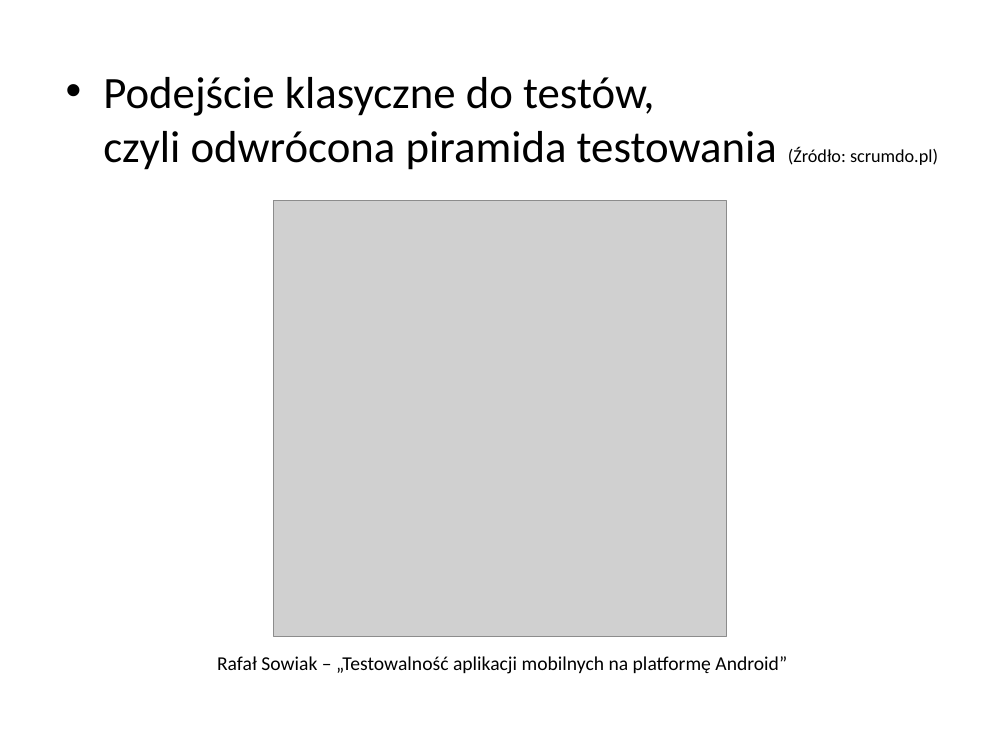
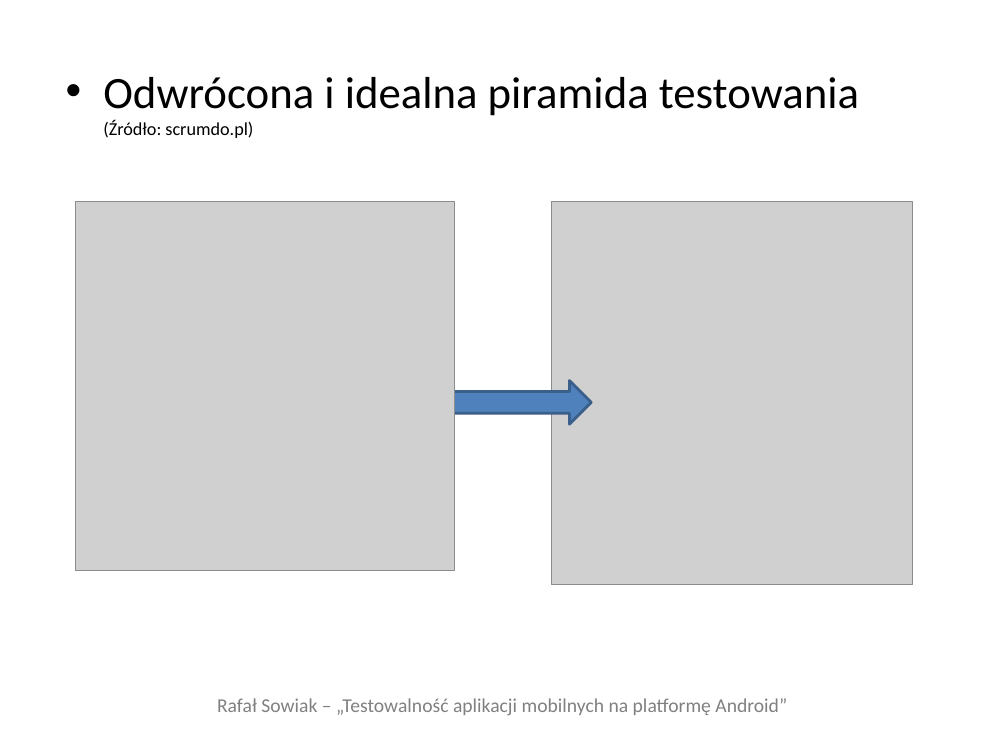
Before and after one commit to adventurewrites/mgr_info, a slide deck: slide 7 of rafal-sowiak-prezentacja-v1.pptx (slide 11 before the commit). Drawn at 1008x756 pixels with LibreOffice and Linux fonts; fonts in the diff are those of the drawing; grey boxes stand for pictures. Boxes give left, top, right and bottom in pixels: in the first picture for what was removed or moved away, otherwise in the second. Text is boxed around its words. In the diff, an @@ line names an element or a change of style, - is before the commit and + after.

```diff
--- a/rafal-sowiak-prezentacja-v1.pptx
+++ b/rafal-sowiak-prezentacja-v1.pptx
@@ text at (x1=103, y1=77, x2=859, y2=138): text changed @@
-• Podejście klasyczne do testów,
-  czyli odwrócona piramida testowania (Źródło: scrumdo.pl)
+• Odwrócona i idealna piramida testowania
+  (Źródło: scrumdo.pl)
@@ picture added at (x1=76, y1=202, x2=455, y2=571) @@
@@ picture removed at (x1=274, y1=201, x2=727, y2=637) @@
@@ picture added at (x1=551, y1=202, x2=912, y2=584) @@
@@ right arrow added at (x1=424, y1=381, x2=591, y2=424), fill #4F81BD, outline #3A5F8C 2 pt @@
@@ title "Rafał Sowiak – „Testowalność aplikacji ..." moved from (x1=217, y1=656, x2=787, y2=674) to (x1=217, y1=698, x2=787, y2=716) @@
@@ title "Rafał Sowiak – „Testowalność aplikacji ..." at (x1=217, y1=698, x2=787, y2=716): text colour #000000 to #808080 @@
```
Also in this commit, not shown: 7 other slides changed, 3 slides added, 8 slides removed, 3 other files.
